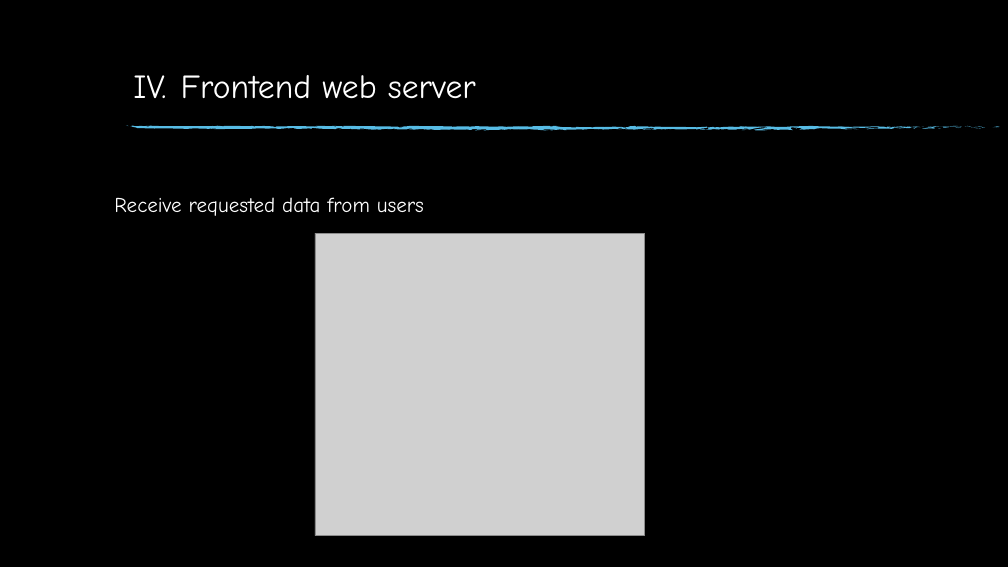
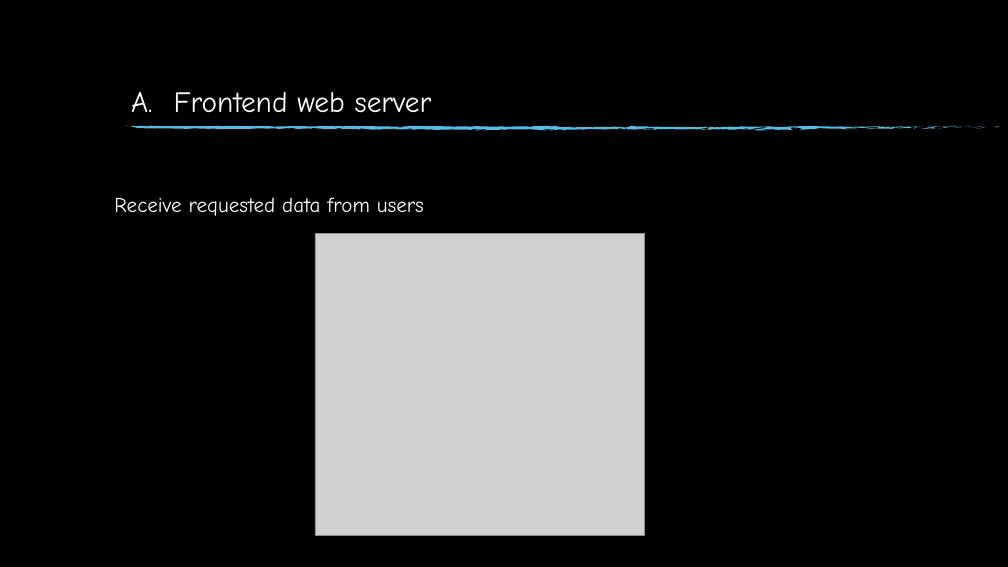
Before and after one commit to GatHors/ImageProcessing, a slide deck: slide 16 of Report & presentation/FinalReport_Gathors.pptm. Drawn at 1008x567 pixels with LibreOffice and Linux fonts; fonts in the diff are those of the drawing; grey boxes stand for pictures; background and template pictures are left out. Boxes give left, top, right and bottom in pixels: in the first picture for what was removed or moved away, otherwise in the second. Text is boxed around its words. In the diff, an @@ line names an element or a change of style, - is before the commit and + after.

```diff
--- a/Report & presentation/FinalReport_Gathors.pptm
+++ b/Report & presentation/FinalReport_Gathors.pptm
@@ text "Frontend web server": place and size @@
-text "Frontend web server" at box(181, 75, 476, 99)
+text "Frontend web server" at box(174, 92, 432, 113)
@@ text "Frontend web server" at box(174, 92, 432, 113): size 32 to 28 pt; bullet I. to A. @@
```
Also in this commit, not shown: 8 other slides changed, 1 slide removed.
